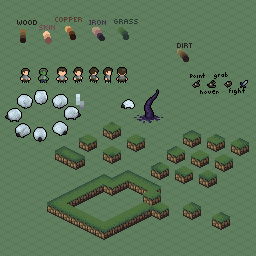
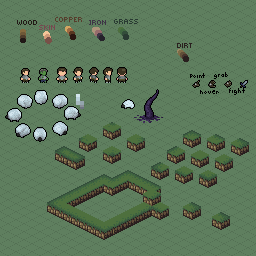
Revision of a layered (256, 256) image; what changed, layer by layer:
renamed "Layer 5" to "cursor", painted on it over 193, 80, 231, 88
